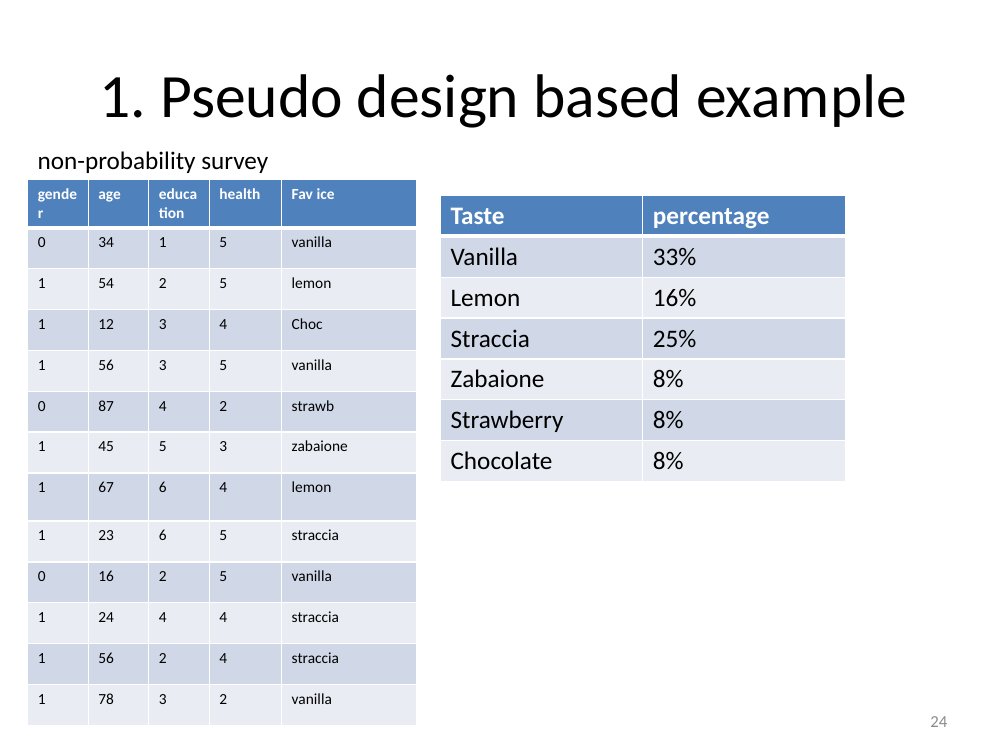
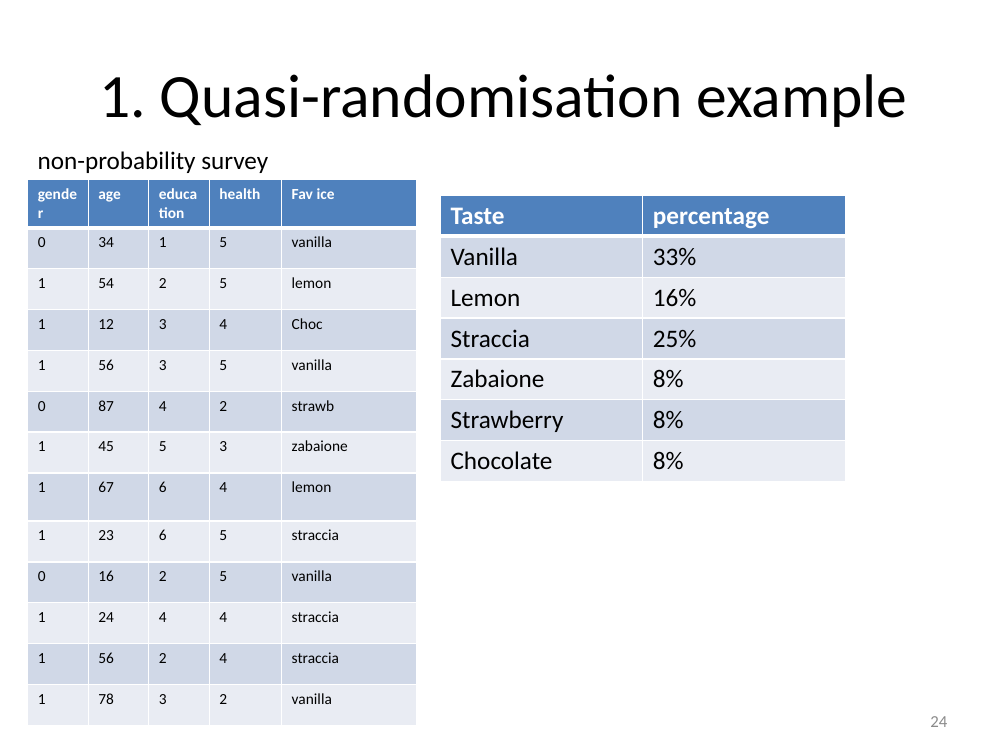
Before and after one commit to peterlugtig/peterlugtig.github.io, a slide deck: slide 24 of static/files/SDA/week13/lecture_week_13.pptx. Drawn at 1008x756 pixels with LibreOffice and Linux fonts; fonts in the diff are those of the drawing. Boxes give left, top, right and bottom in pixels: in the first picture for what was removed or moved away, otherwise in the second. Text is boxed around its words. In the diff, an @@ line names an element or a change of style, - is before the commit and + after.

```diff
--- a/static/files/SDA/week13/lecture_week_13.pptx
+++ b/static/files/SDA/week13/lecture_week_13.pptx
@@ title at (x1=99, y1=74, x2=907, y2=127): text changed @@
-1. Pseudo design based example
+1. Quasi-randomisation example
```
Also in this commit, not shown: 9 other slides changed, 3 slides added, 1 slide removed, 7 other files.
